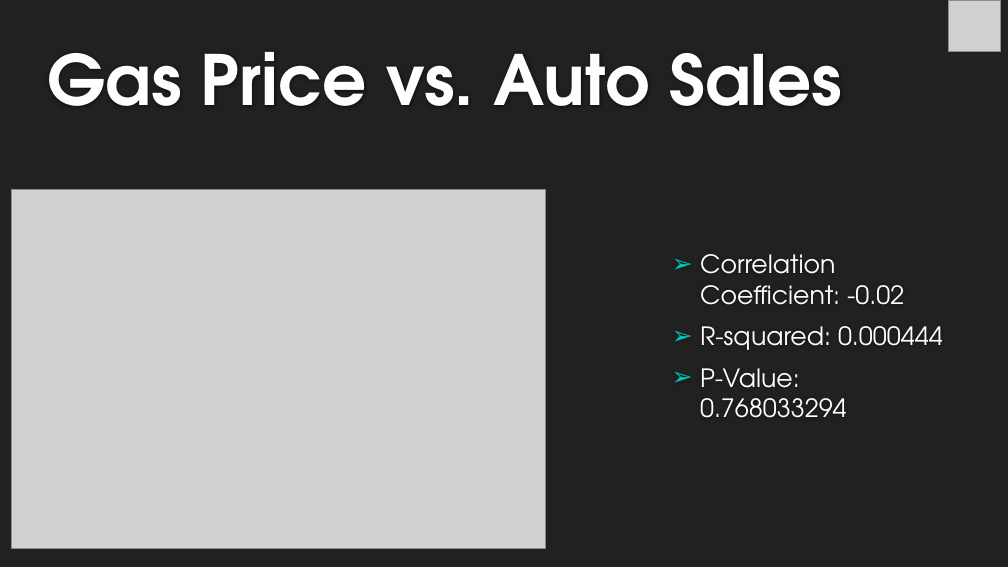
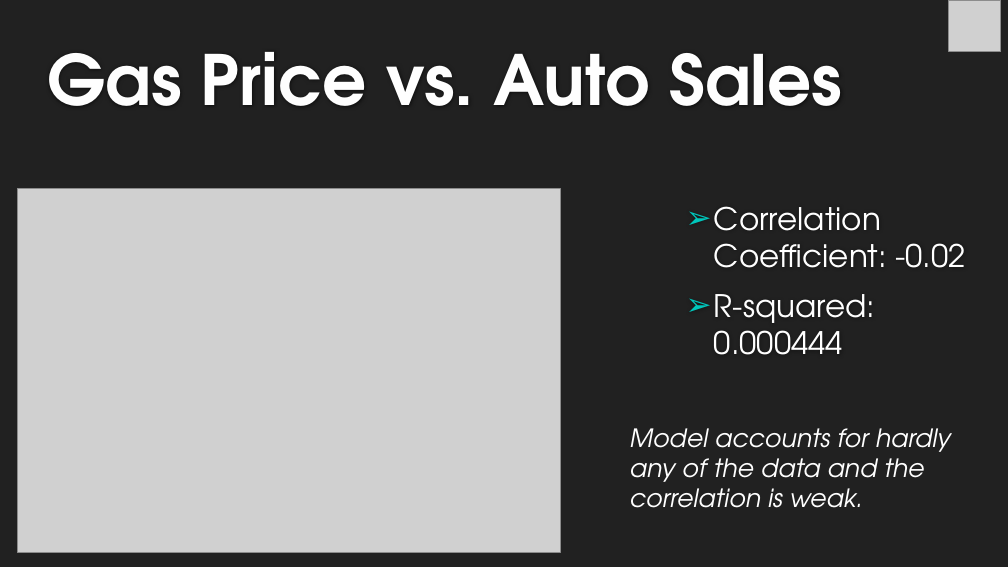
Before and after one commit to michelleherman13/auto-sales, a slide deck: slide 9 of Presentation/Auto_sales_Michelle.pptx. Drawn at 1008x567 pixels with LibreOffice and Linux fonts; fonts in the diff are those of the drawing; grey boxes stand for pictures; background and template pictures are left out. Boxes give left, top, right and bottom in pixels: in the first picture for what was removed or moved away, otherwise in the second. Text is boxed around its words. In the diff, an @@ line names an element or a change of style, - is before the commit and + after.

Commit message:
edit slides

```diff
--- a/Presentation/Auto_sales_Michelle.pptx
+++ b/Presentation/Auto_sales_Michelle.pptx
@@ picture: place and size @@
-picture at box(11, 190, 545, 548)
+picture at box(17, 188, 560, 553)
@@ text "Correlation Coefficient: -0.02": place and size @@
-text "Correlation Coefficient: -0.02" at box(700, 254, 943, 418)
+text "Correlation Coefficient: -0.02" at box(714, 206, 966, 355)
@@ text "Correlation Coefficient: -0.02" at box(714, 206, 966, 355): size 24 to 29.6 pt; more space between paragraphs @@
@@ text at box(700, 368, 847, 418): paragraph removed @@
-➢ P-Value: 0.768033294
@@ text added at box(630, 428, 951, 508), 24 pt, text #FFFFFF, italic @@
+Model accounts for hardly any of the data and the correlation is weak.
```
Also in this commit, not shown: 5 other slides changed, 2 slides removed.
